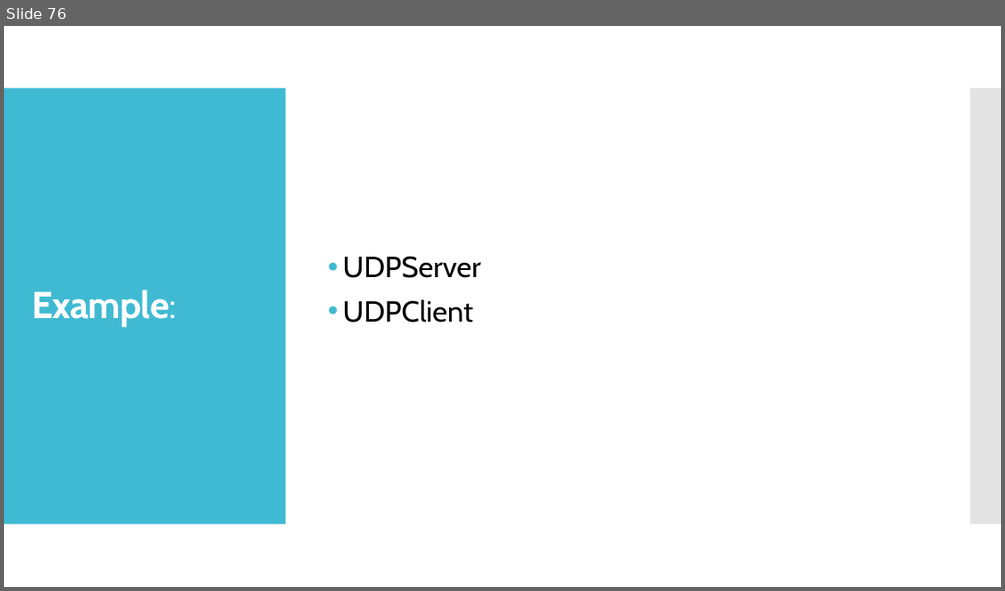
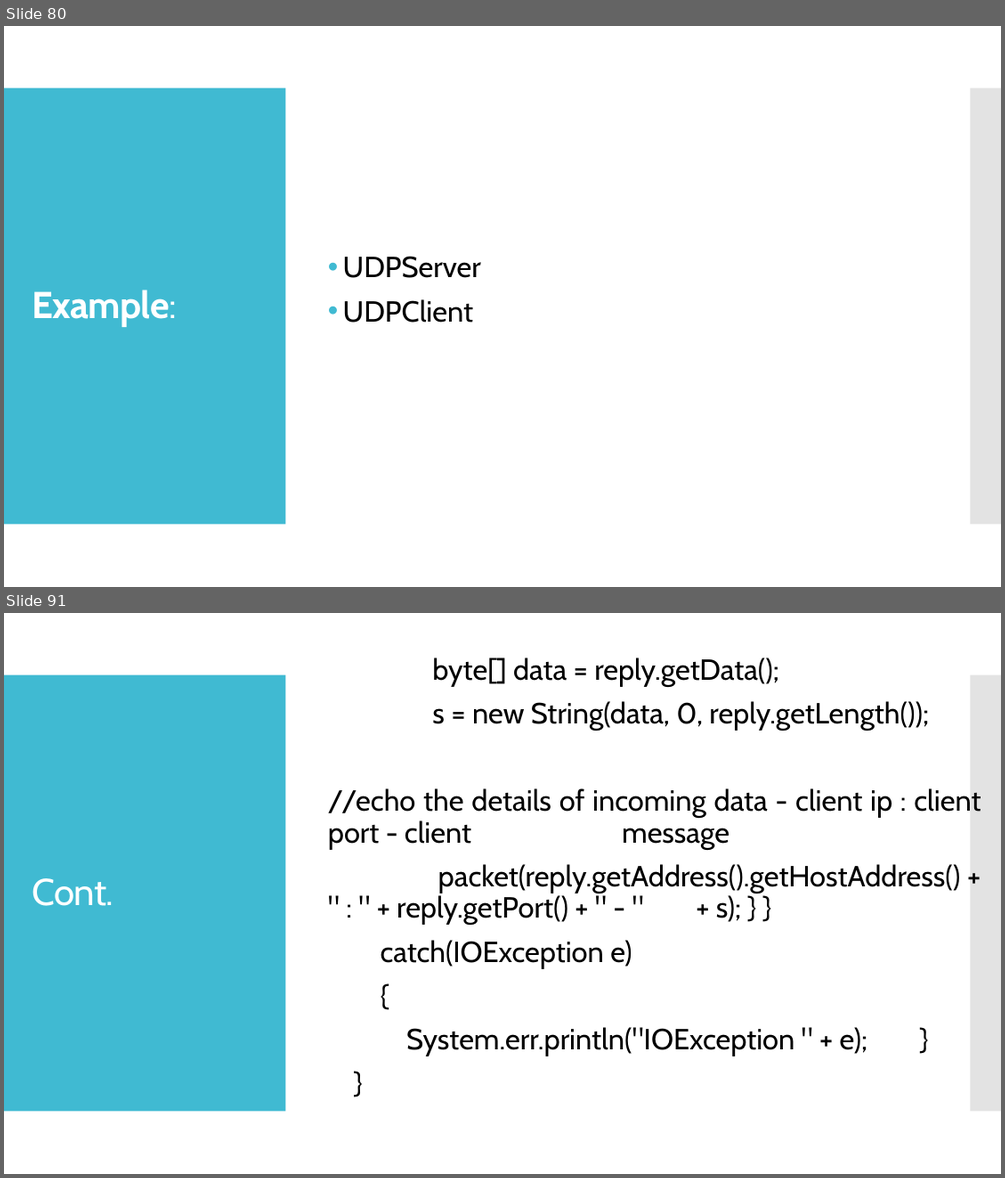
Before and after one commit to jrambasana/AJP2022-code, a slide deck: Slides/AJP - Unit 1 - Java Networking.pptx. Shown one above the other, each under a label of ours: slide 76 before the commit, slides 80 and 91 after it; the slides between them are not shown. The pictures are 1005x591 and 1005x1178 pixels, drawn with LibreOffice and Linux fonts; fonts in the diff are those of the drawing. Boxes give left, top, right and bottom in pixels: in the first picture for what was removed or moved away, otherwise in the second. Text is boxed around its words. In the diff, an @@ line names an element or a change of style, - is before the commit and + after.

```diff
--- a/Slides/AJP - Unit 1 - Java Networking.pptx
+++ b/Slides/AJP - Unit 1 - Java Networking.pptx
@@ slide 91 added at (x1=4, y1=613, x2=1001, y2=1174), background #FFFFFF; not listed: 2 template elements that a slide beside it also shows @@
@@ text added at (x1=328, y1=657, x2=980, y2=1056), 28 pt, text #000000 @@
+byte[] data = reply.getData();
+s = new String(data, 0, reply.getLength());
+//echo the details of incoming data - client ip : client port - client message
+packet(reply.getAddress().getHostAddress() + " : " + reply.getPort() + " - " + s); } }
+catch(IOException e)
+{
+System.err.println("IOException " + e); }
+}
@@ title added at (x1=32, y1=878, x2=113, y2=906), 36 pt, text #FFFFFF @@
+Cont.
@@ what was slide 76 is now slide 80 @@
```
Also in this commit, not shown: 2 slides changed, 14 other slides added, 4 other files.
